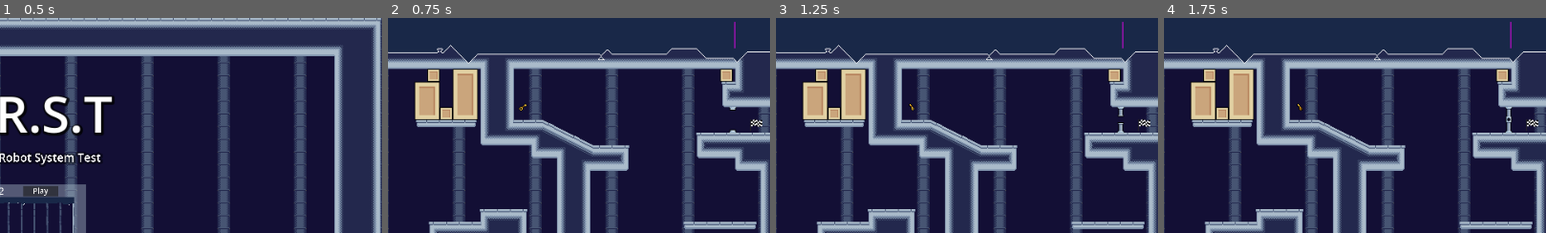
Above: before the commit, frames 1-4 (left to right).
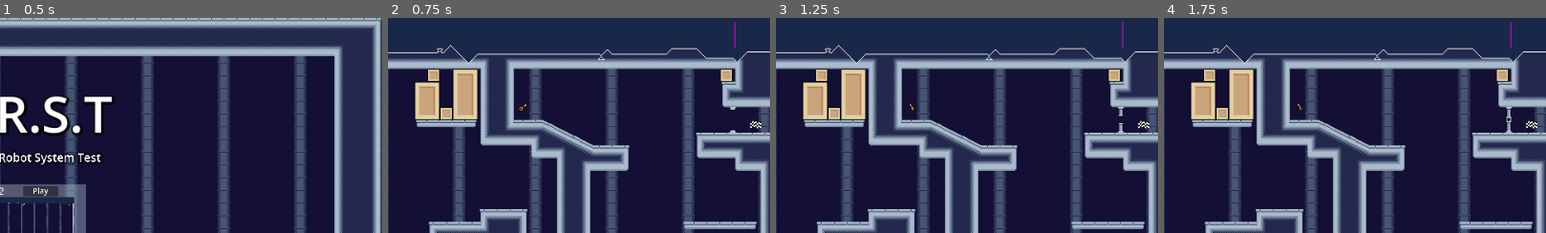
Above: after the commit, the same moments.

Repository: Cradac/H.O.R.S.T.
Game: Godot game, scene res://ui/MainMenu.tscn
Two runs of this game, one before a commit and one after it. Both use one fixed random seed, a clock stepped at 60 frames per second and the inputs below.
Inputs:
- Up to frame 1 (0.5 s): no input
- Up to frame 2 (0.75 s): click "Play" at 0.5 s
- Up to frame 3 (1.25 s): no input
- Up to frame 4 (1.75 s): hold Right (move_right) from 1.28 s (still down); tap F (action) at 1.35 s; tap Space (jump) at 1.52 s
The pictures show only the part of the screen within x 50-100%, y 0-50%; the shares and areas given below are measured in that part.

Frame 1 is identical in both runs. In frame 2, 0.1% of the frame differs, in the area x 94-98%, y 47-52%; in frame 3, 0.1%; in frame 4, 0.1%.

Commit message:
Replace flag.png with functional flag

Diff:
--- a/levels/level_1.tscn
+++ b/levels/level_1.tscn
@@ -3,9 +3,9 @@
 [ext_resource type="TileSet" uid="uid://deplnjhga82pr" path="res://tile_set.tres" id="1_8ptub"]
 [ext_resource type="PackedScene" uid="uid://dkxa5ykfmobjr" path="res://character.tscn" id="2_vtyji"]
 [ext_resource type="PackedScene" uid="uid://dbk2p6s2c1m8i" path="res://ui/IngameUI.tscn" id="3_403po"]
-[ext_resource type="Texture2D" uid="uid://clrprtaym4qou" path="res://material/finish-flag.png" id="4_tnb85"]
+[ext_resource type="PackedScene" uid="uid://0q2mmh6whuom" path="res://interactables/finish_flag.tscn" id="4_rnhah"]
 [ext_resource type="PackedScene" uid="uid://c5csxgrchsva" path="res://interactables/door.tscn" id="5_nc5yi"]
-[ext_resource type="PackedScene" uid="uid://dxknda3nwi188" path="res://interactables/key.tscn" id="6_8f4hl"]
+[ext_resource type="PackedScene" uid="uid://d0i64nj3yq5v3" path="res://interactables/key.tscn" id="6_8f4hl"]
 [ext_resource type="PackedScene" uid="uid://yp3ni767j7hn" path="res://interactables/Skillshard.tscn" id="8_10kbk"]
 
 [node name="Node2D" type="Node2D"]
@@ -34,10 +34,6 @@
 grow_horizontal = 1
 grow_vertical = 1
 
-[node name="Finish-flag" type="Sprite2D" parent="."]
-position = Vector2(941, 134)
-texture = ExtResource("4_tnb85")
-
 [node name="Door1" parent="." node_paths=PackedStringArray("key") instance=ExtResource("5_nc5yi")]
 position = Vector2(305, 512)
 key = NodePath("../Key1")
@@ -55,3 +51,7 @@
 [node name="Skillshard" parent="." instance=ExtResource("8_10kbk")]
 position = Vector2(246, 509)
 skill = 0
+
+[node name="finish_flag" parent="." instance=ExtResource("4_rnhah")]
+position = Vector2(940, 136)
+target_scene = "res://levels/level_2.tscn"
--- a/levels/level_2.tscn
+++ b/levels/level_2.tscn
@@ -3,10 +3,10 @@
 [ext_resource type="TileSet" uid="uid://deplnjhga82pr" path="res://tile_set.tres" id="1_dbvj1"]
 [ext_resource type="PackedScene" uid="uid://dkxa5ykfmobjr" path="res://character.tscn" id="2_u1ukg"]
 [ext_resource type="PackedScene" uid="uid://dbk2p6s2c1m8i" path="res://ui/IngameUI.tscn" id="3_3vskh"]
-[ext_resource type="Texture2D" uid="uid://clrprtaym4qou" path="res://material/finish-flag.png" id="4_a0xum"]
 [ext_resource type="PackedScene" uid="uid://yp3ni767j7hn" path="res://interactables/Skillshard.tscn" id="5_o36my"]
 [ext_resource type="PackedScene" uid="uid://c5csxgrchsva" path="res://interactables/door.tscn" id="6_rf1xq"]
-[ext_resource type="PackedScene" uid="uid://dxknda3nwi188" path="res://interactables/key.tscn" id="7_tsjie"]
+[ext_resource type="PackedScene" uid="uid://0q2mmh6whuom" path="res://interactables/finish_flag.tscn" id="7_4o5ml"]
+[ext_resource type="PackedScene" uid="uid://d0i64nj3yq5v3" path="res://interactables/key.tscn" id="7_tsjie"]
 
 [node name="level_2" type="Node2D"]
 
@@ -35,10 +35,6 @@
 
 [node name="IngameUI" parent="." instance=ExtResource("3_3vskh")]
 
-[node name="Finish-flag" type="Sprite2D" parent="."]
-position = Vector2(943, 360)
-texture = ExtResource("4_a0xum")
-
 [node name="DoubleJump" parent="." instance=ExtResource("5_o36my")]
 position = Vector2(71, 512)
 skill = 0
@@ -57,3 +53,7 @@
 
 [node name="finish-key" parent="." instance=ExtResource("7_tsjie")]
 position = Vector2(935, 115)
+
+[node name="finish_flag" parent="." instance=ExtResource("7_4o5ml")]
+position = Vector2(935, 360)
+target_scene = "res://ui/MainMenu.tscn"
